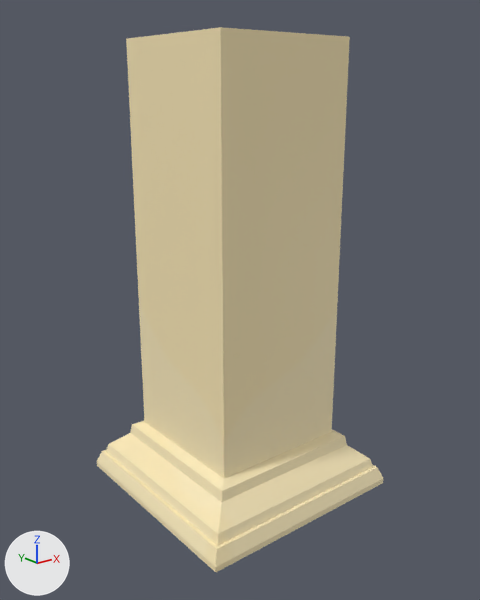
The FBX model Assets/Arts/Envi/Modular/Mod_Pillar_03.fbx: old version first, new version second.
One viewpoint serves both versions: a camera (50 mm lens) standing at (-1.78, -2.25, 1.79) and looking at (-0.01, -0.03, 0.91). The axes (+X, +Y, +Z) are drawn at lower left. The lights are the same throughout. The first picture is the older version.

The first picture shows 'Mod_Pillar_03'.
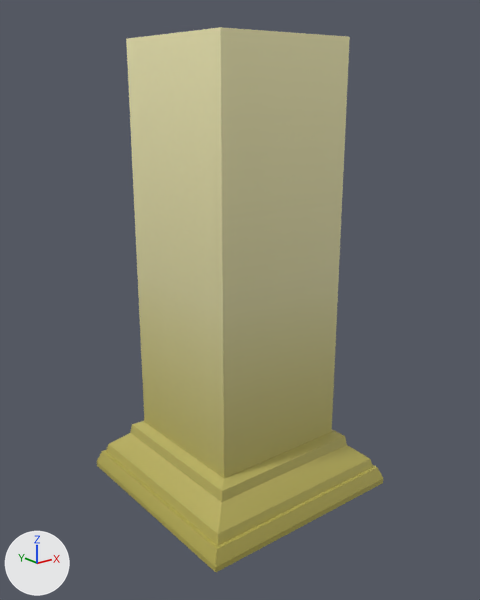
The change, as a diff of the scene's bpy script:
```diff
--- a/Assets/Arts/Envi/Modular/Mod_Pillar_03.fbx.py
+++ b/Assets/Arts/Envi/Modular/Mod_Pillar_03.fbx.py
@@ img_tex_env_png @@
+img_tex_env_png = load_image('Tex_Env.png', '../Texture/Tex_Env.png', 1024, 1024, 'sRGB')
@@ mat_tex_env @@
 mat_tex_env = principled_material('Tex_Env')
-mat_tex_env.texture = img_texture_atlas_environment_png
+mat_tex_env.texture = img_tex_env_png
@@ me_cube_024 @@
 me_cube_024.from_pydata(...)  # 40 vertices, 38 faces; spans x -0.5..0.5, y -0.5..0.5, z 0.0..2.0
 # used by ob_mod_pillar_03; location = (0.0, 0.0, 0.0)
+# me_cube_024 part 1: texture (UV) coordinates of 38 of 38 faces, centred in x -0.5..0.5, y -0.5..0.5, z 0.0..2.0, changed; they spanned u 0.43..0.47, v 0.65..0.74 and now span u 0.79..0.85, v 0.63..0.75
 me_cube_024.materials.append(mat_tex_env)
```

Boxes (x1, y1, x2, y2) around the edits, measured in the pictures (480 x 600 px):
'Mod_Pillar_03', surface changed (beige to yellow): (97, 27, 383, 572) in both
